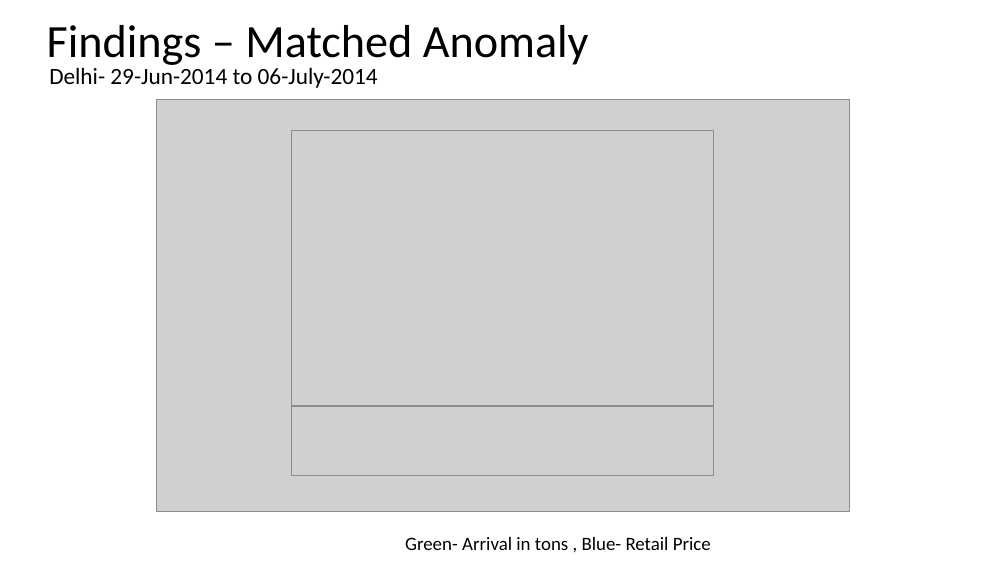
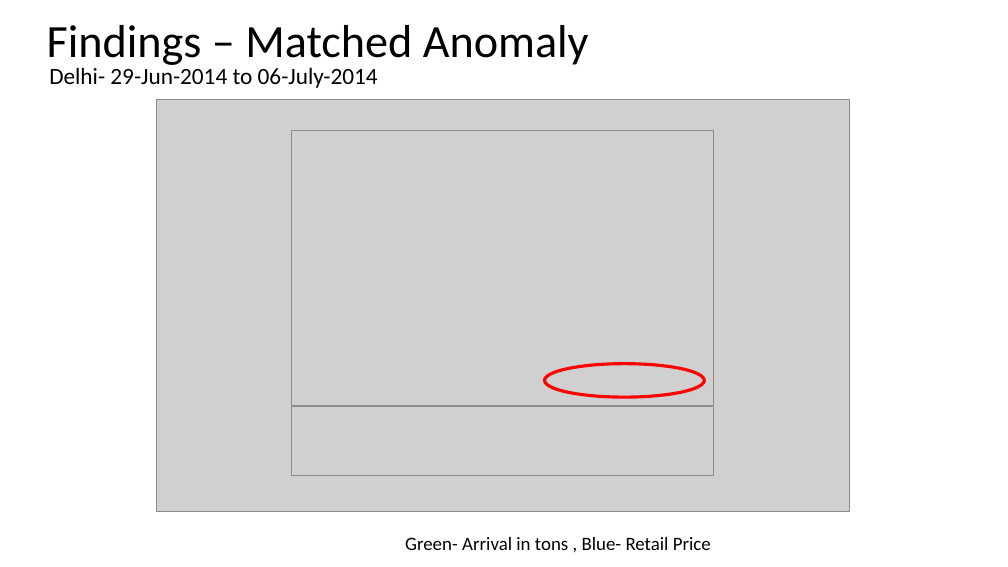
Before and after one commit to baldvaritesh/mtp, a slide deck: slide 17 of thesisPresentation/Thesis - Updated.pptx. Drawn at 1008x567 pixels with LibreOffice and Linux fonts; fonts in the diff are those of the drawing; grey boxes stand for pictures. Boxes give left, top, right and bottom in pixels: in the first picture for what was removed or moved away, otherwise in the second. Text is boxed around its words. In the diff, an @@ line names an element or a change of style, - is before the commit and + after.

```diff
--- a/thesisPresentation/Thesis - Updated.pptx
+++ b/thesisPresentation/Thesis - Updated.pptx
@@ ellipse added at box(544, 364, 704, 397), outline #FF0000 3 pt @@
```
Also in this commit, not shown: 8 other slides changed.
